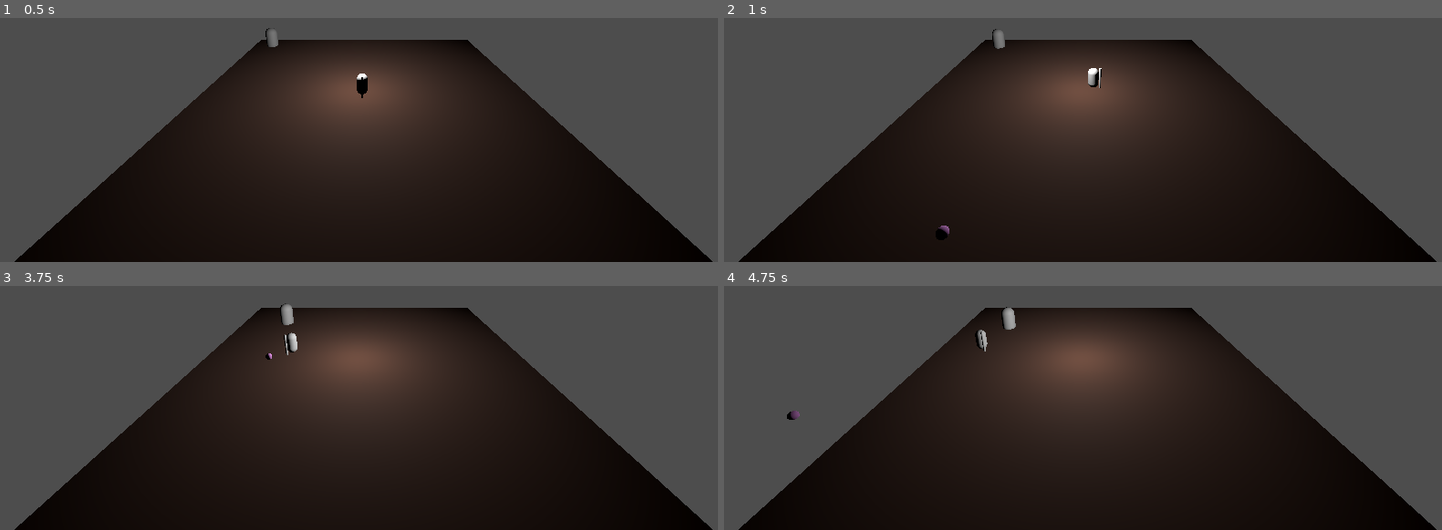
Above: before the commit, frames 1-4 (two rows, left to right).
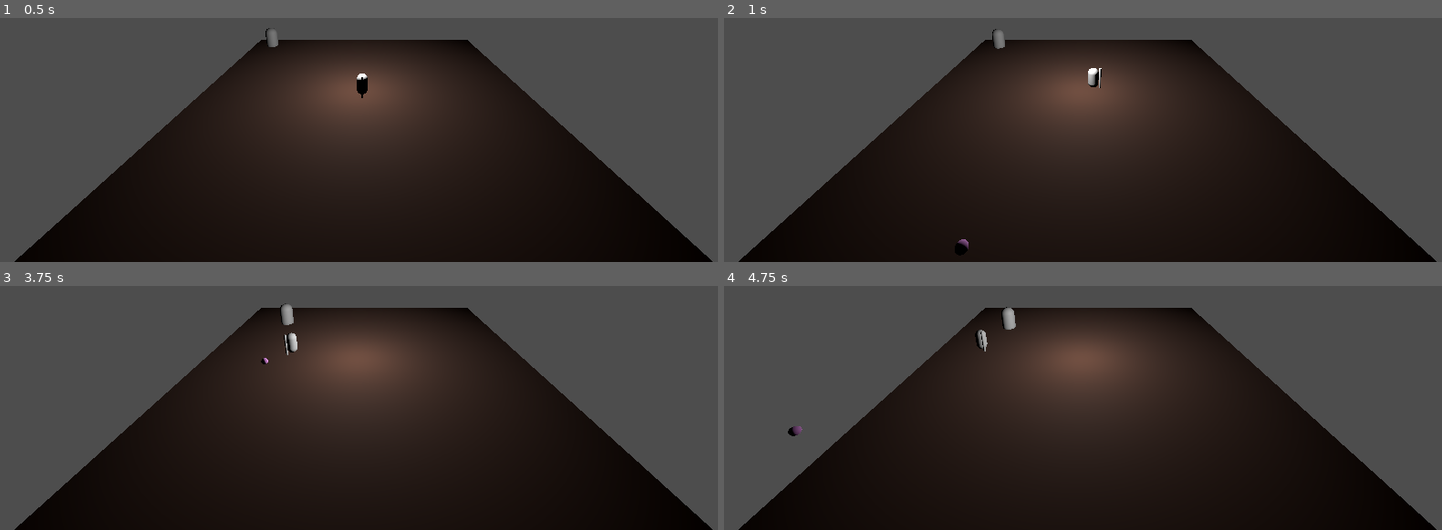
Above: after the commit, the same moments.

Repository: Aeren28/Ludum54
Game: Godot game, scene res://Scenes/Escenario.tscn
Same seed, same stepped clock (60 frames per second), same inputs: the game is played once before the commit and once after it.
Inputs (mouse positions are in pixels of both pictures, inside the frame that each line leads up to):
- Up to frame 1 (0.5 s): no input
- Up to frame 2 (1 s): move the mouse to (1248, 37) at 0.52 s; hold D (move_right) from 0.53 s (still down); click (1248, 37) at 0.6 s
- Up to frame 3 (3.75 s): move the mouse to (215, 347) at 1.27 s; release D (move_right) at 1.28 s; hold S (move_down) 1.28-2.03 s; click (215, 347) at 1.35 s; move the mouse to (outside the picture) at 2.02 s; hold D (move_right) 2.03-2.78 s; click (outside the picture) at 2.1 s; move the mouse to (330, 408) at 2.77 s; hold W (move_up) 2.78-3.53 s; click (330, 408) at 2.85 s; move the mouse to (581, 386) at 3.52 s; hold A (move_left) from 3.53 s (still down); click (581, 386) at 3.6 s
- Up to frame 4 (4.75 s): keep holding A (move_left); move the mouse to (outside the picture) at 4.27 s; click (outside the picture) at 4.35 s

Frame 1 is identical in both runs. In frame 2, 0.2% of the frame differs, in the area x 29-35%, y 85-98%; in frame 3, less than 0.1%; in frame 4, 0.1%.

Commit message:
Done por hoy

Diff:
--- a/Scenes/Weapon.tscn
+++ b/Scenes/Weapon.tscn
@@ -1,6 +1,7 @@
 [gd_scene load_steps=4 format=3 uid="uid://coe4kerya7xdn"]
 
 [sub_resource type="PhysicsMaterial" id="PhysicsMaterial_colk5"]
+friction = 0.65
 
 [sub_resource type="CylinderMesh" id="CylinderMesh_y1goe"]
 
@@ -17,4 +18,4 @@
 shape = SubResource("CylinderShape3D_ocasn")
 
 [node name="Marker3D" type="Marker3D" parent="."]
-transform = Transform3D(1, 0, 0, 0, 1, 0, 0, 0, 1, -0.0765443, 0.827369, 0.631864)
+transform = Transform3D(1, 0, 0, 0, 1, 0, 0, 0, 1, -0.0765443, 0.827369, 1.08407)
Not shown: 1 places in Scenes/Escenario.tscn that only renumber resources
